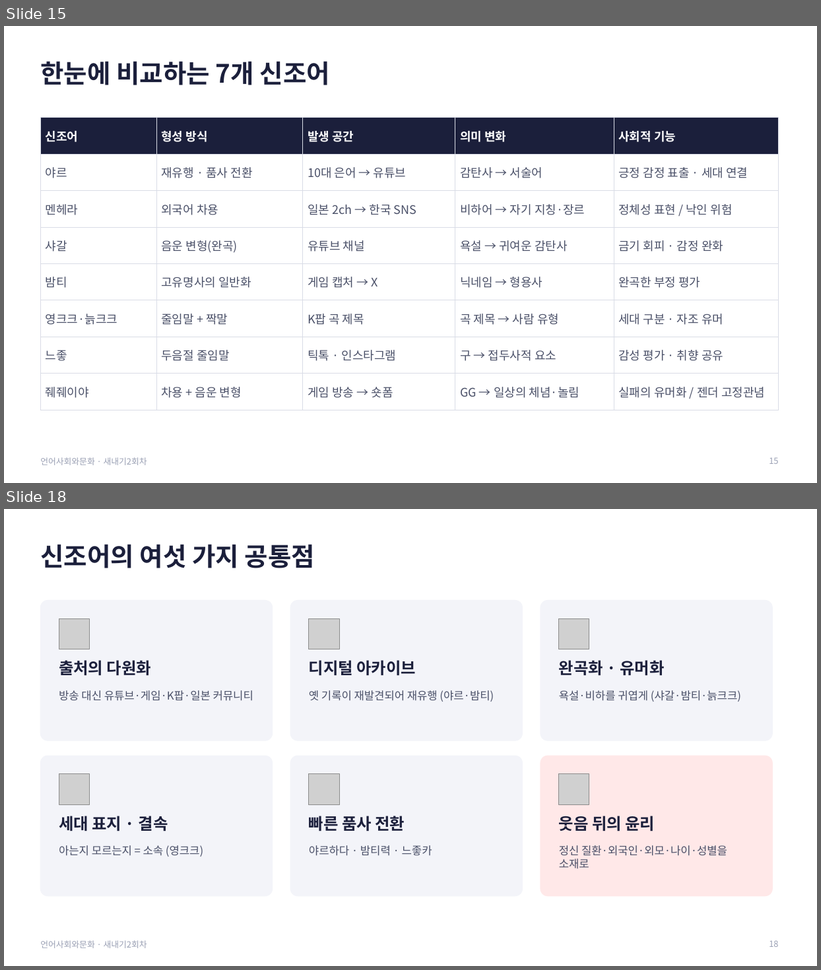
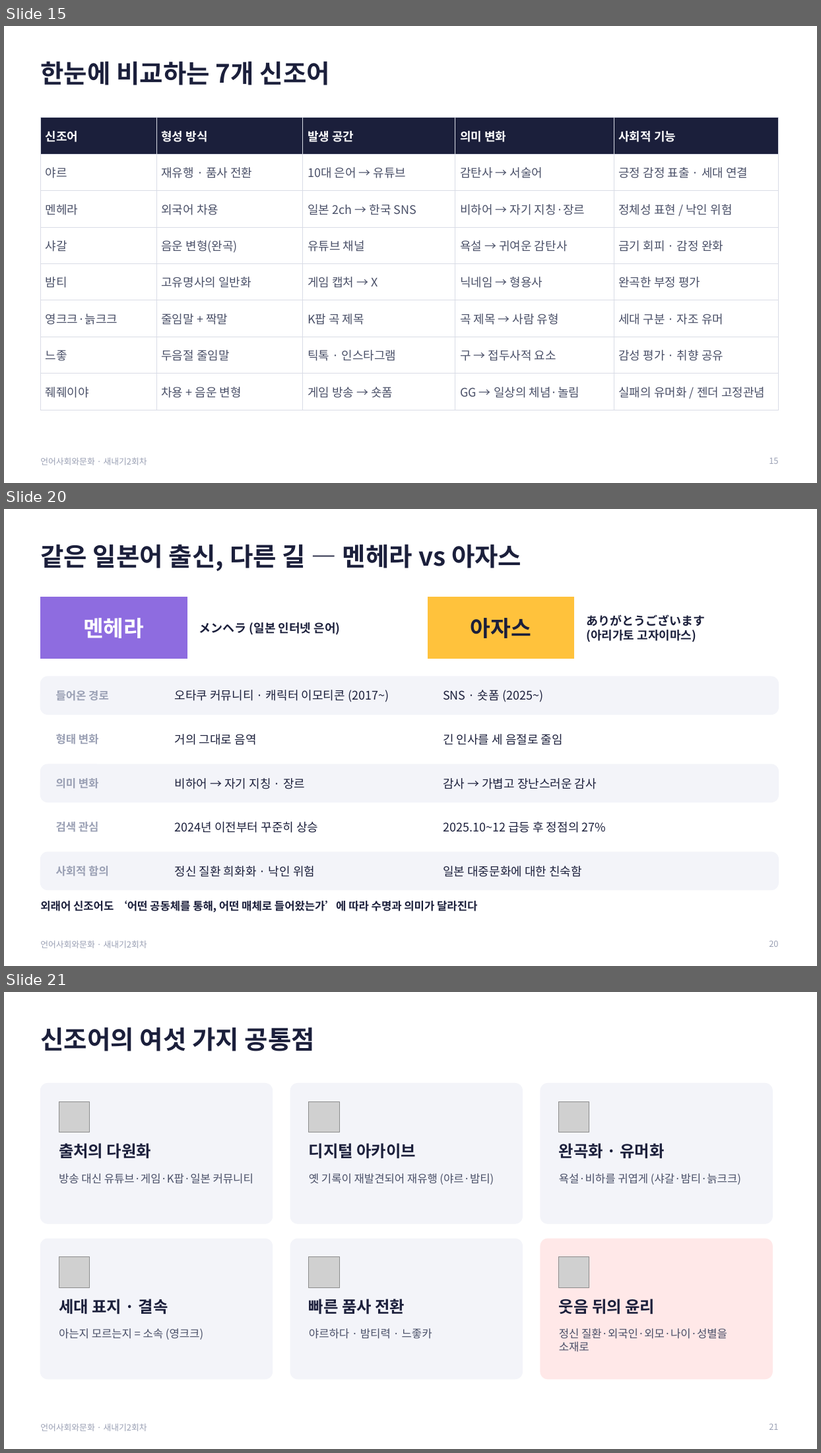
Before and after one commit to junseok7-cpu/hello, a slide deck: report/언어사회와문화_발표_새내기2회차.pptx. Shown one above the other, each under a label of ours: slides 15 and 18 before the commit, slides 15, 20 and 21 after it; the slides between them are not shown. The pictures are 821x970 and 821x1453 pixels, drawn with LibreOffice and Linux fonts; fonts in the diff are those of the drawing; grey boxes stand for pictures. Boxes give left, top, right and bottom in pixels: in the first picture for what was removed or moved away, otherwise in the second. Text is boxed around its words. In the diff, an @@ line names an element or a change of style, - is before the commit and + after.

```diff
--- a/report/언어사회와문화_발표_새내기2회차.pptx
+++ b/report/언어사회와문화_발표_새내기2회차.pptx
@@ slide 20 added at box(4, 509, 817, 966), background #FFFFFF; not listed: 1 template element that a slide beside it also shows @@
@@ title added at box(40, 544, 521, 571), 30 pt, text #1B1F3B, bold @@
+같은 일본어 출신, 다른 길 — 멘헤라 vs 아자스
@@ rectangle added at box(40, 597, 187, 658), fill #8E6CE0, outline #8E6CE0 0.75 pt, 26 pt, text #FFFFFF, bold @@
+멘헤라
@@ rectangle added at box(428, 597, 574, 658), fill #FFC23C, outline #FFC23C 0.75 pt, 26 pt, text #1B1F3B, bold @@
+아자스
@@ text added at box(199, 623, 341, 635), 14 pt, text #1B1F3B, bold @@
+メンヘラ (일본 인터넷 은어)
@@ text added at box(586, 615, 705, 642), 14 pt, text #1B1F3B, bold @@
+ありがとうございます
+(아리가토 고자이마스)
@@ rounded rectangle added at box(40, 677, 779, 714), fill #F3F4F9, outline #F3F4F9 1 pt @@
@@ text added at box(56, 691, 109, 701), 13 pt, text #9AA0B4, bold @@
+들어온 경로
@@ text added at box(175, 690, 389, 702), 14 pt, text #1B1F3B @@
+오타쿠 커뮤니티 · 캐릭터 이모티콘 (2017~)
@@ text added at box(443, 690, 543, 702), 14 pt, text #1B1F3B @@
+SNS · 숏폼 (2025~)
@@ rounded rectangle added at box(40, 721, 779, 758), fill #FFFFFF, outline #FFFFFF 1 pt @@
@@ text added at box(56, 734, 99, 745), 13 pt, text #9AA0B4, bold @@
+형태 변화
@@ text added at box(175, 734, 257, 745), 14 pt, text #1B1F3B @@
+거의 그대로 음역
@@ text added at box(443, 734, 563, 745), 14 pt, text #1B1F3B @@
+긴 인사를 세 음절로 줄임
@@ rounded rectangle added at box(40, 764, 779, 803), fill #F3F4F9, outline #F3F4F9 1 pt @@
@@ text added at box(56, 778, 99, 789), 13 pt, text #9AA0B4, bold @@
+의미 변화
@@ text added at box(175, 778, 305, 789), 14 pt, text #1B1F3B @@
+비하어 → 자기 지칭 · 장르
@@ text added at box(443, 778, 597, 789), 14 pt, text #1B1F3B @@
+감사 → 가볍고 장난스러운 감사
@@ rounded rectangle added at box(40, 809, 779, 846), fill #FFFFFF, outline #FFFFFF 1 pt @@
@@ text added at box(56, 822, 99, 832), 13 pt, text #9AA0B4, bold @@
+검색 관심
@@ text added at box(175, 822, 318, 833), 14 pt, text #1B1F3B @@
+2024년 이전부터 꾸준히 상승
@@ text added at box(443, 822, 607, 833), 14 pt, text #1B1F3B @@
+2025.10~12 급등 후 정점의 27%
@@ rounded rectangle added at box(40, 852, 779, 890), fill #F3F4F9, outline #F3F4F9 1 pt @@
@@ text added at box(56, 866, 109, 877), 13 pt, text #9AA0B4, bold @@
+사회적 함의
@@ text added at box(175, 866, 315, 877), 14 pt, text #1B1F3B @@
+정신 질환 희화화 · 낙인 위험
@@ text added at box(443, 866, 582, 877), 14 pt, text #1B1F3B @@
+일본 대중문화에 대한 친숙함
@@ text added at box(40, 901, 477, 913), 13 pt, text #1B1F3B, bold @@
+외래어 신조어도 ‘어떤 공동체를 통해, 어떤 매체로 들어왔는가’에 따라 수명과 의미가 달라진다
@@ page number added at box(769, 941, 778, 947), 10 pt, text #9AA0B4 @@
+20
@@ what was slide 18 is now slide 21 @@
@@ page number at box(769, 1424, 778, 1430): text changed @@
-18
+21
```
Also in this commit, not shown: 2 slides changed, 2 other slides added, 7 other files.
